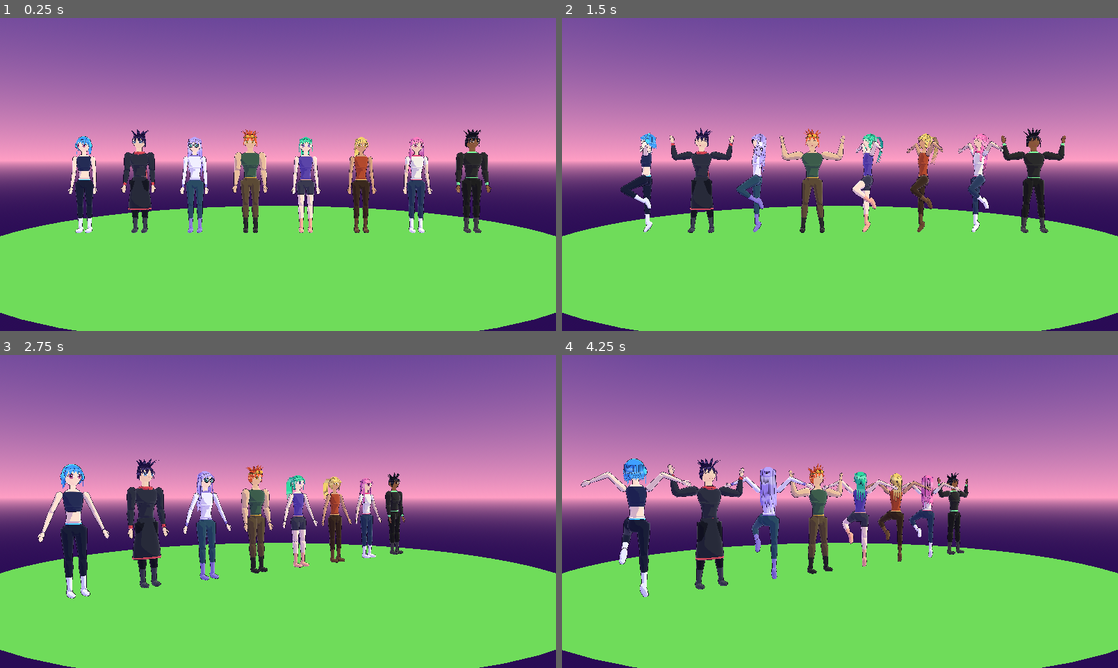
Above: before the commit, frames 1-4 (two rows, left to right).
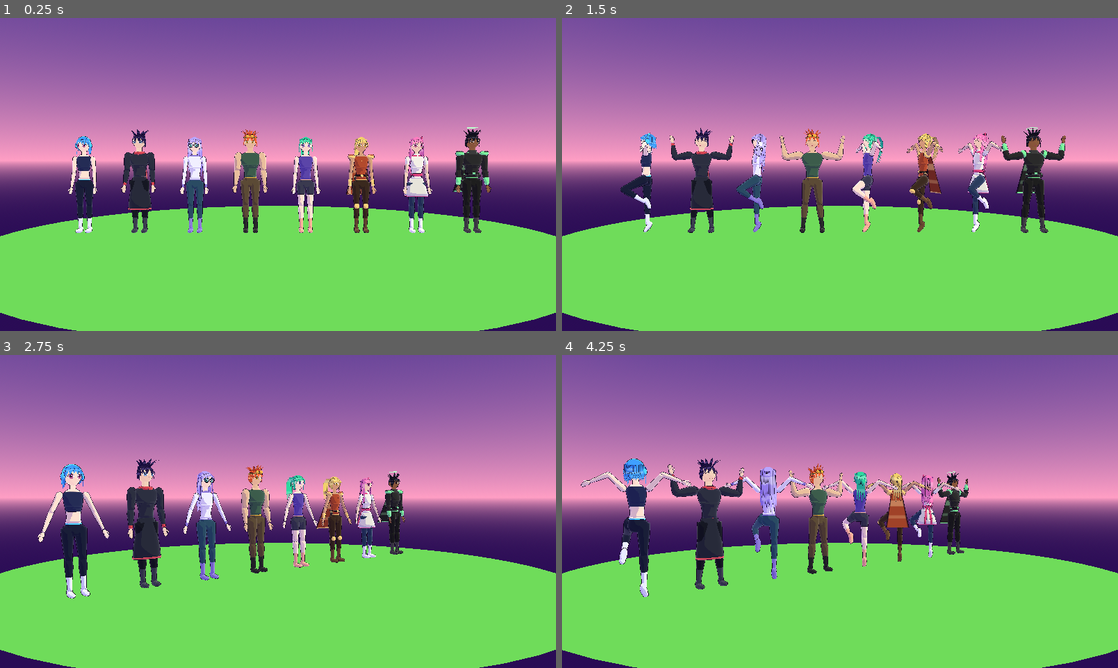
Above: after the commit, the same moments.

Repository: kutlusoy/game-quantumworld
Game: Godot game, scene res://scenes/avatar_lineup.tscn
Two runs of this game, one before a commit and one after it. Both use one fixed random seed, a clock stepped at 60 frames per second and the inputs below. This scene is started directly instead of the project's main scene.
Inputs (mouse positions are in pixels of both pictures, inside the frame that each line leads up to):
- Up to frame 1 (0.25 s): no input
- Up to frame 2 (1.5 s): move the mouse to (812, 237) at 0.52 s; hold W 0.53-1.25 s; hold G 0.53-1.25 s; click (812, 237) at 0.67 s; tap Space at 0.77 s; drag from (1006, 221) to (812, 237) at 1.27 s
- Up to frame 3 (2.75 s): move the mouse to (111, 464) at 2.02 s; hold Left from 2.03 s (still down); hold Q from 2.03 s (still down)
- Up to frame 4 (4.25 s): release Left at 2.75 s; release Q at 2.75 s; drag from (867, 511) to (673, 464) at 2.77 s; move the mouse to (756, 433) at 3.52 s; hold S from 3.53 s (still down); hold G from 3.53 s (still down); tap Space at 3.77 s

The runs differ from the first frame. In frame 1, 0.5% of the frame differs, in the area x 62-88%, y 34-61%; in frame 2, 0.6%; in frame 3, 0.4%; in frame 4, 0.6%, in the area x 55-74%, y 37-56%.

Commit message:
Build outfit parts on the avatar and animate cape and tail

Diff:
--- a/scripts/world3d/anime_avatar.gd
+++ b/scripts/world3d/anime_avatar.gd
@@ -1,6 +1,7 @@
 extends Node3D
 
 const MeshKit = preload("res://scripts/world3d/mesh_kit.gd")
+const Outfit = preload("res://scripts/world3d/avatar_outfit.gd")
 
 const HX := 0.108
 const HY := 0.128
@@ -13,6 +14,8 @@
 var body: Node3D
 var hips: Node3D
 var head_node: Node3D
+var cape_pivot: Node3D
+var tail_pivot: Node3D
 var hair_group: Node3D
 var eye_mats: Array = []
 var tri_count := 0
@@ -436,6 +439,7 @@
 	head_node.add_child(hair_group)
 	_build_hair()
 	_build_accessories()
+	Outfit.build(self)
 
 func _build_face() -> void:
 	var esz: float = float(_p("eye_size", 0.082 if gender == "female" else 0.074))
@@ -909,3 +913,9 @@
 		_next_blink = 2.0 + _rng.randf() * 3.0
 	_blink = maxf(_blink - delta * 9.0, 0.0)
 	set_blink(_blink)
+	if cape_pivot != null:
+		var lift := 0.12 + 0.5 * minf(speed, 1.0) + (0.5 if gliding else 0.0) + (0.4 if dashing else 0.0) - (0.3 if not grounded and vel.y > 0.0 else 0.0)
+		cape_pivot.rotation.x = lerpf(cape_pivot.rotation.x, lift + sin(_time * 3.0) * 0.04, clampf(delta * 6.0, 0.0, 1.0))
+	if tail_pivot != null:
+		tail_pivot.rotation.y = sin(_time * 2.2) * 0.25 + _sway.z * 0.6
+		tail_pivot.rotation.x = -0.05 * minf(speed, 1.0)
